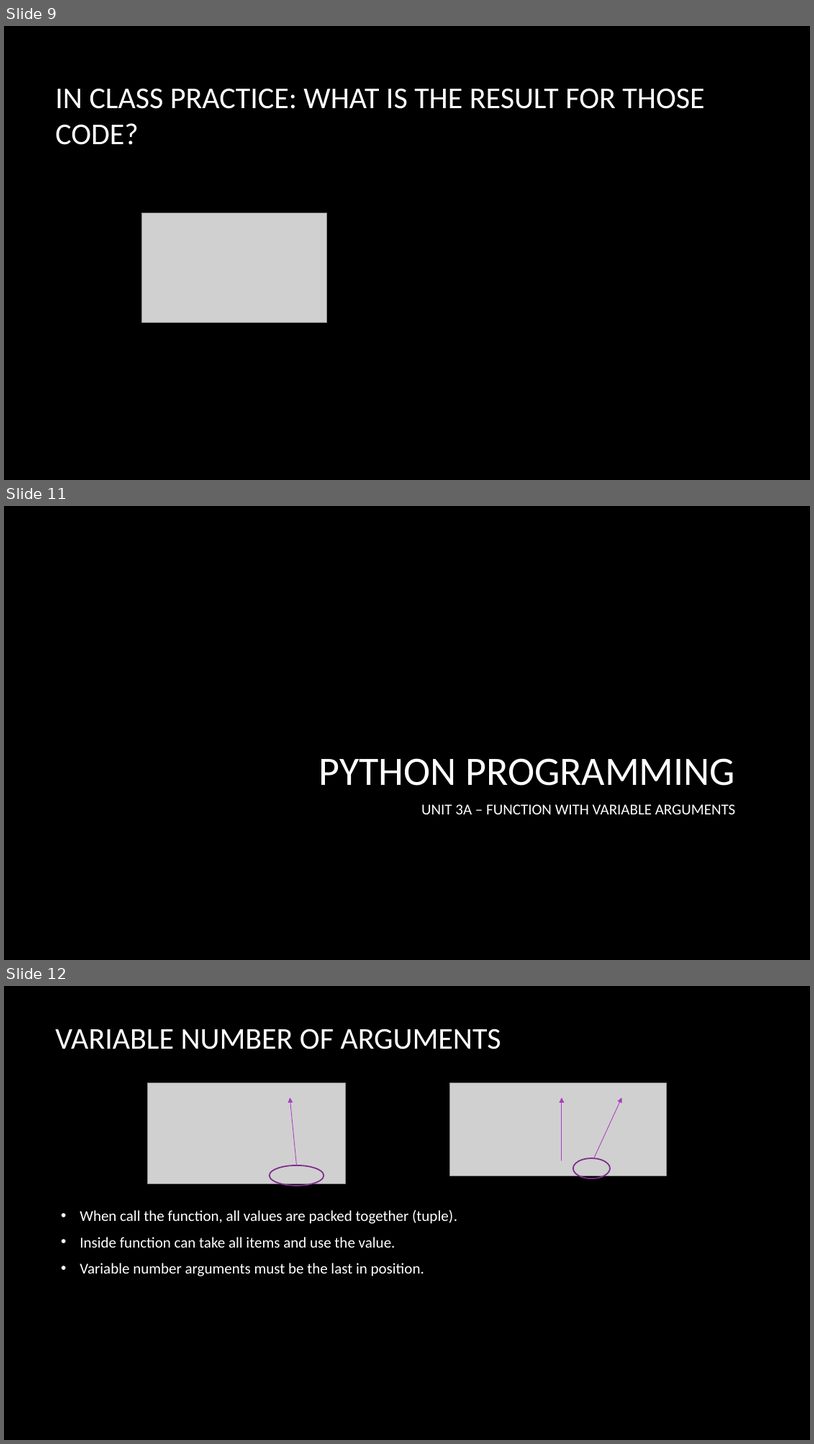
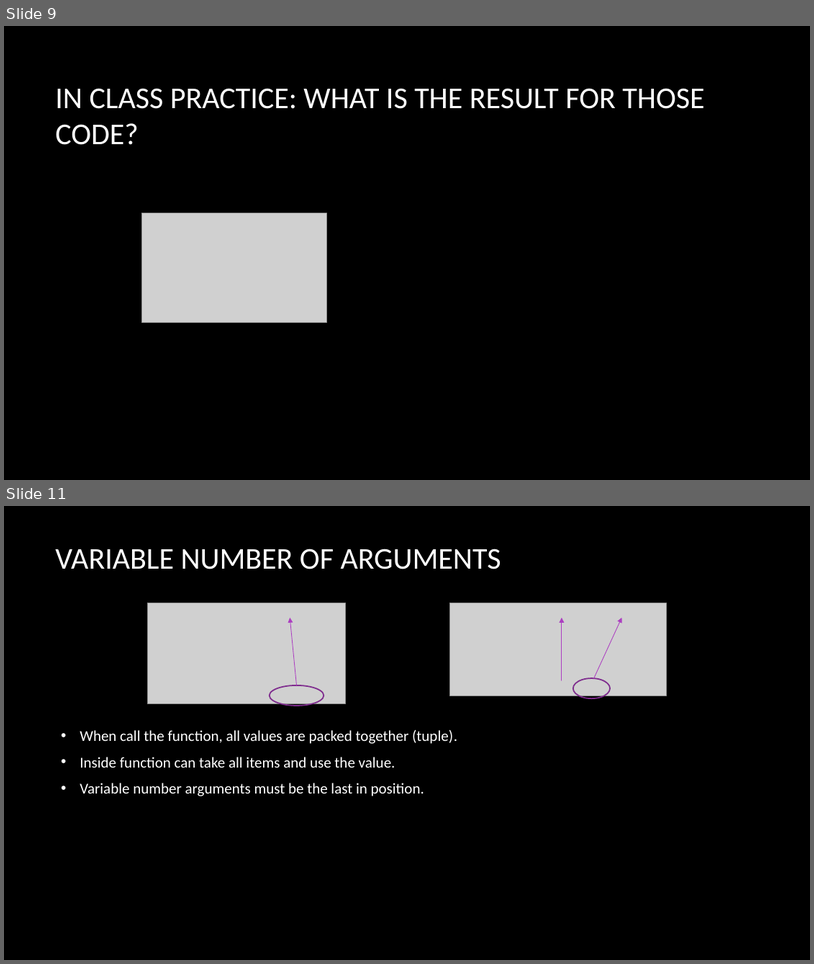
Before and after one commit to bon-netizen/Python-Class-Beginner, a slide deck: Py B - unit 3.pptx. Shown one above the other, each under a label of ours: slides 9, 11 and 12 before the commit, slides 9 and 11 after it; the slides between them are not shown. The pictures are 814x1444 and 814x964 pixels, drawn with LibreOffice and Linux fonts; fonts in the diff are those of the drawing; grey boxes stand for pictures; background and template pictures are left out. Boxes give left, top, right and bottom in pixels: in the first picture for what was removed or moved away, otherwise in the second. Text is boxed around its words. In the diff, an @@ line names an element or a change of style, - is before the commit and + after.

```diff
--- a/Py B - unit 3.pptx
+++ b/Py B - unit 3.pptx
@@ slide 11 removed at (4,506,810,960), background picture (left out) @@
@@ title removed at (319,758,736,785) @@
-PYTHON PROGRAMMING
@@ subtitle removed at (422,804,736,814) @@
-UNIT 3A – FUNCTION WITH VARIABLE ARGUMENTS
@@ what was slide 12 is now slide 11 @@
```
Also in this commit, not shown: 1 slide changed, 1 other file.
